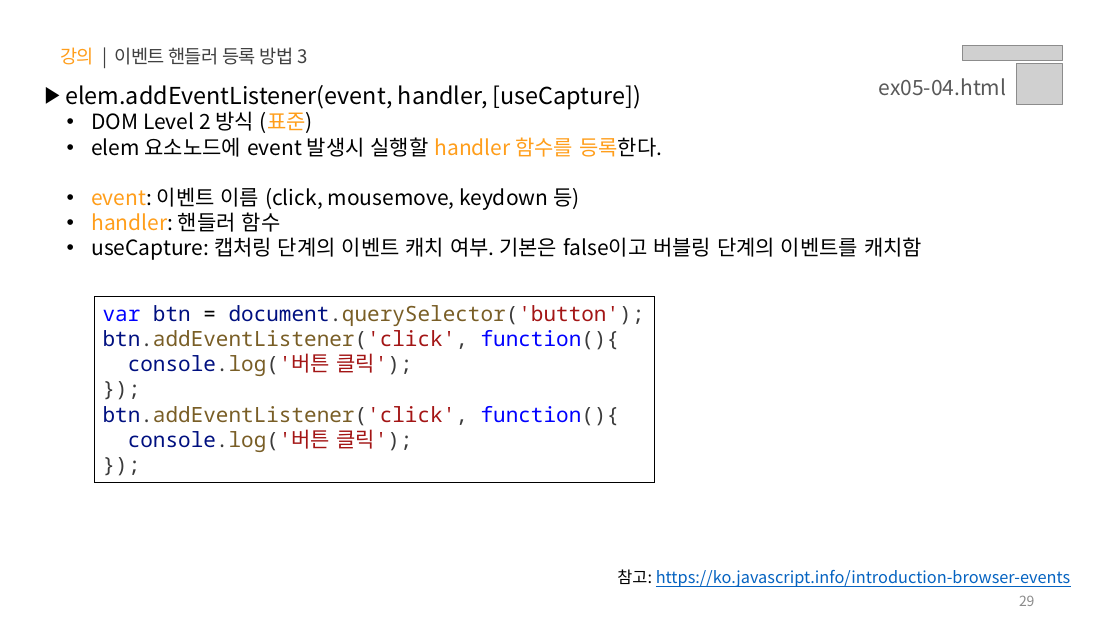
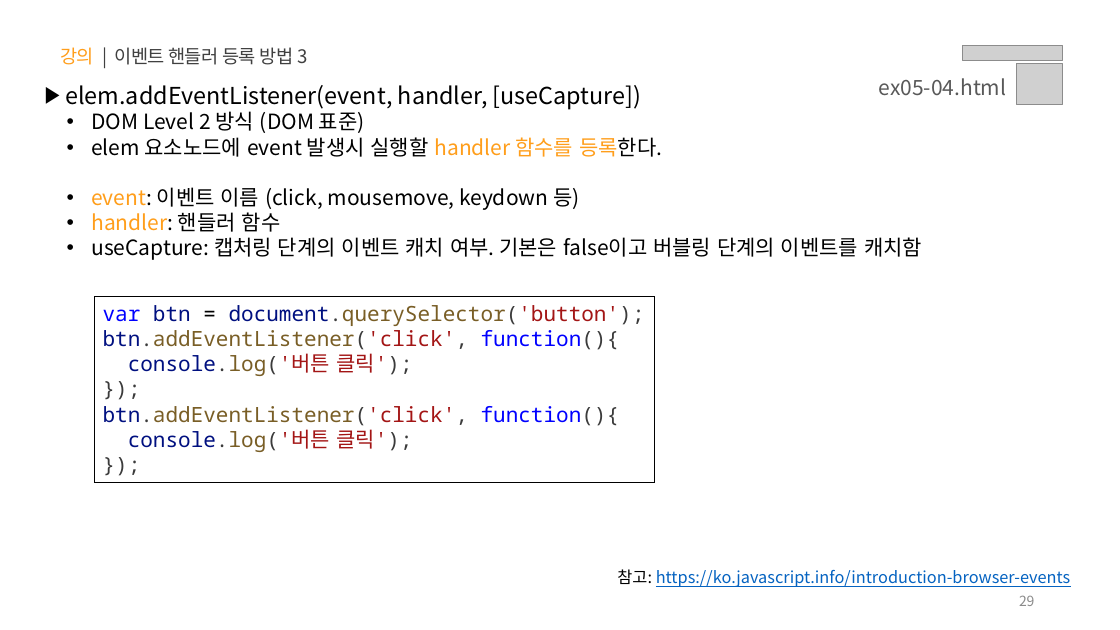
Before and after one commit to yebin-jeong/learn-js, a slide deck: slide 29 of PPT/05.자바스크립트 - 클라이언트 사이드(Event, DOM, Ajax, Web APIs).pptx. Drawn at 1120x630 pixels with LibreOffice and Linux fonts; fonts in the diff are those of the drawing; grey boxes stand for pictures. Boxes give left, top, right and bottom in pixels: in the first picture for what was removed or moved away, otherwise in the second. Text is boxed around its words. In the diff, an @@ line names an element or a change of style, - is before the commit and + after.

```diff
--- a/PPT/05.자바스크립트 - 클라이언트 사이드(Event, DOM, Ajax, Web APIs).pptx
+++ b/PPT/05.자바스크립트 - 클라이언트 사이드(Event, DOM, Ajax, Web APIs).pptx
@@ text at <box>91,111,365,133</box>: text changed @@
-  • DOM Level 2 방식 (표준)
+  • DOM Level 2 방식 (DOM 표준)
```
Also in this commit, not shown: 4 other slides changed, 2 other files.
